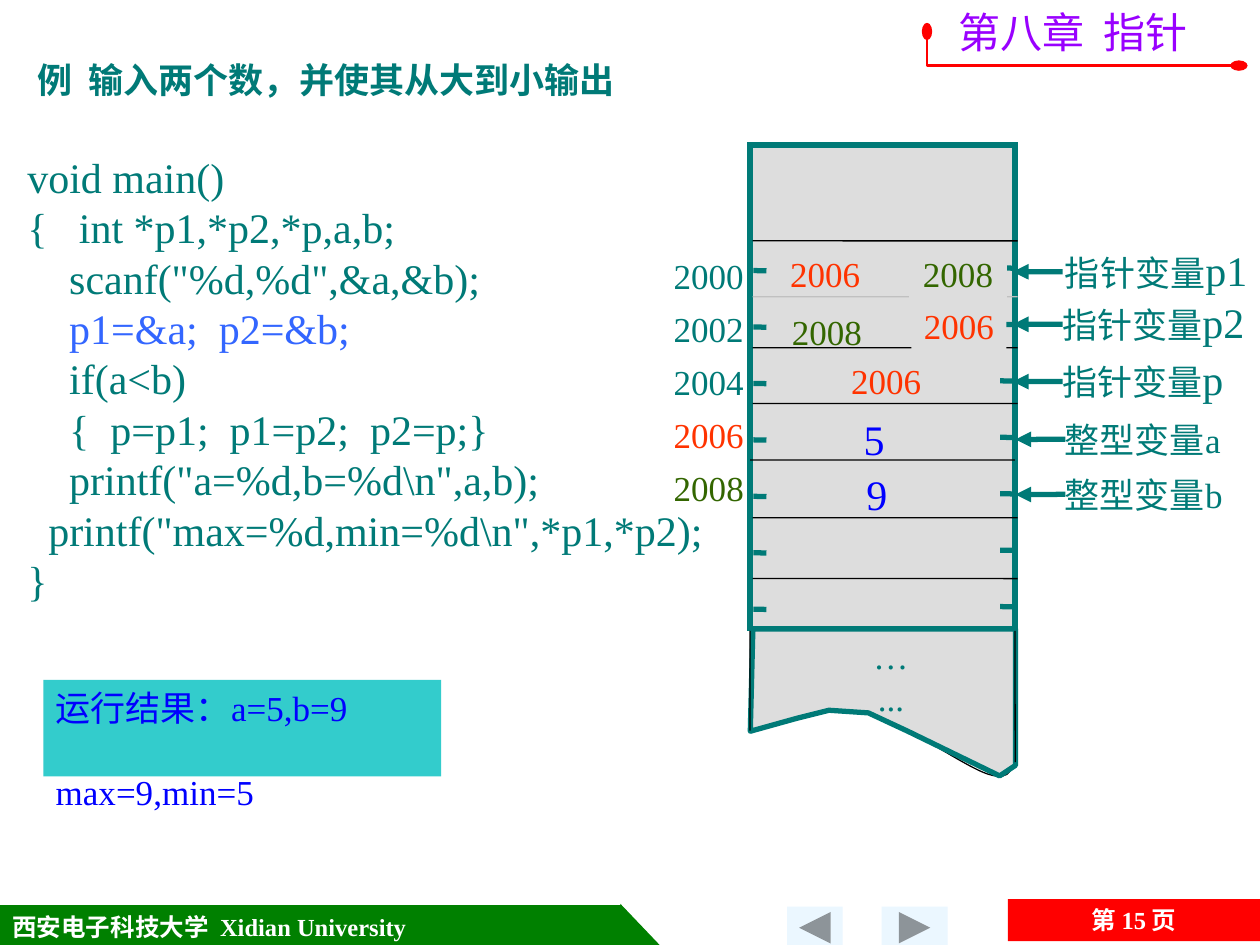
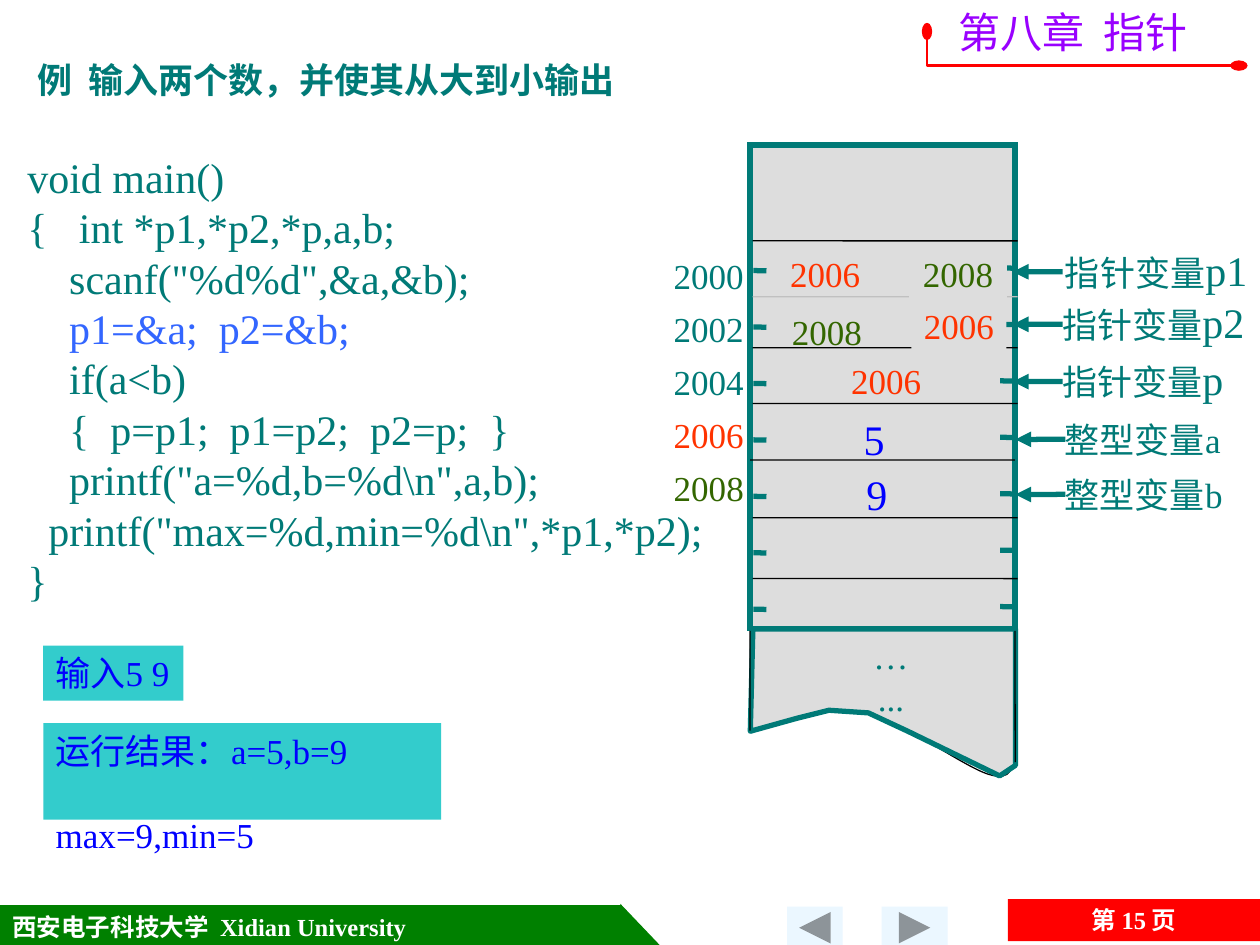
Before and after one commit to jtrfid/C-Repositories, a slide deck: slide 15 of 2015备课/课件/第8章 指针.pptx. Drawn at 1260x945 pixels with LibreOffice and Linux fonts; fonts in the diff are those of the drawing; background and template pictures are left out. Boxes give left, top, right and bottom in pixels: in the first picture for what was removed or moved away, otherwise in the second. Text is boxed around its words. In the diff, an @@ line names an element or a change of style, - is before the commit and + after.

```diff
--- a/2015备课/课件/第8章 指针.pptx
+++ b/2015备课/课件/第8章 指针.pptx
@@ text at (x1=69, y1=264, x2=469, y2=303): text changed @@
-scanf("%d,%d",&a,&b);
+scanf("%d%d",&a,&b);
@@ text at (x1=110, y1=417, x2=468, y2=454): spaces changed @@
-{ p=p1; p1=p2; p2=p;}
+{ p=p1; p1=p2; p2=p; }
@@ rectangle added at (x1=43, y1=645, x2=183, y2=701), fill #33CCCC, 20 pt, text #0000FF @@
+输入5 9
@@ rectangle "运行结果：a=5,b=9" moved from (x1=43, y1=680, x2=441, y2=777) to (x1=43, y1=723, x2=441, y2=820) @@
```
Also in this commit, not shown: 12 other slides changed, 1 slide added, 7 slides removed.
